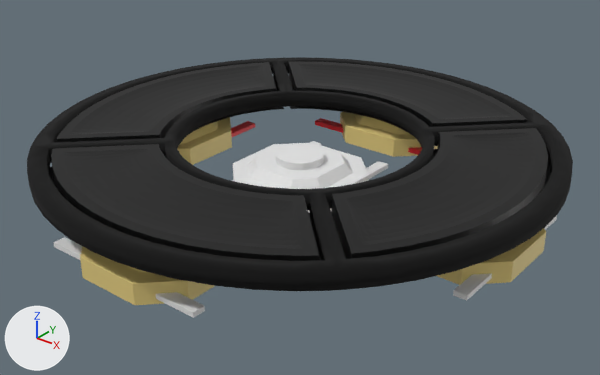
What one commit did to the Blender file dpad.blend.
The view is the same before and after, from a 50 mm camera at (2.0, -2.5, 1.3) aimed at (0.03, -0.04, -0.22). Arrows for +X, +Y and +Z are at lower left; the lights stay in place.

Objects in the first picture: 'Arrows', 'Button', 'Button.001', 'Holder'.
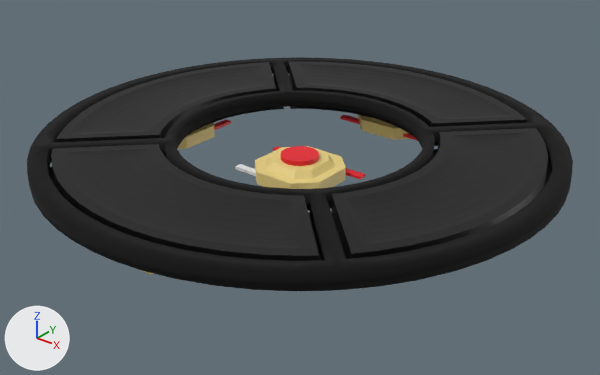
Commit message: Scaled with boolean offset for button cap

ob_empty_004 is not drawn itself; it is used by a modifier of ob_button_001.
ob_cylinder_001 is not drawn itself; it is used by a modifier of ob_button_002.

Boxes [x1, y1, x2, y2] around the edits, measured in the pictures (600 x 375 px):
'Button.001', moved, modifiers changed, reshaped
    before: [53, 112, 557, 318]
    after: [141, 115, 418, 274]
'Button', hidden
    before: [232, 141, 388, 213]
'Button.002', added (yellow)
    after: [235, 146, 366, 189]

The change, as a diff of the scene's bpy script:
```diff
--- a/dpad.blend.py
+++ b/dpad.blend.py
@@ me_cylinder_004 @@
+me_cylinder_004.from_pydata(...)  # 128 vertices, 66 faces; spans x -0.08..0.08, y -0.08..0.08, z -0.02..0.02
@@ ob_button @@
 _m = ob_button.modifiers.new('Boolean.001', 'BOOLEAN')
 _m.operation = 'UNION'
+ob_button.hide_render = True
@@ ob_empty_004 @@
 ob_empty_004 = bpy.data.objects.new('Empty.004', None)
-ob_empty_004.parent = ob_buttons_empty
-ob_empty_004.location = (-0.779, 0.0, 0.0)
+ob_empty_004.parent = ob_button_placement_empty
+ob_empty_004.matrix_parent_inverse = Matrix(((1.0, 0.0, 0.0, 0.0), (0.0, 1.0, 0.0, 0.0), (0.0, 0.0, 1.0, 0.122), (0.0, 0.0, 0.0, 1.0)))
+ob_empty_004.location = (-1.138, 0.0, -0.122)
 ob_empty_004.rotation_euler = (0.0, 0.0, -3.142)  # degrees (0, 0, -180)
@@ ob_button_001 @@
 ob_button_001 = bpy.data.objects.new('Button.001', me_button_001)
-ob_button_001.parent = ob_buttons_empty
-ob_button_001.location = (0.0, -0.779, 0.0)
+ob_button_001.parent = ob_button_placement_empty
+ob_button_001.matrix_parent_inverse = Matrix(((1.0, 0.0, 0.0, 0.0), (0.0, 1.0, 0.0, 0.0), (0.0, 0.0, 1.0, 0.122), (0.0, 0.0, 0.0, 1.0)))
+ob_button_001.location = (0.0, -1.138, -0.122)
 ob_button_001.rotation_euler = (0.0, 0.0, -1.571)  # degrees (0, 0, -90)
+_m = ob_button_001.modifiers.new('Boolean', 'BOOLEAN')
+_m.object = ob_cylinder
+_m.operation = 'UNION'
 _m = ob_button_001.modifiers.new('Array', 'ARRAY')
@@ ob_button_placement_empty @@
+ob_button_placement_empty = bpy.data.objects.new('Button Placement Empty', None)
+ob_button_placement_empty.location = (0.0, 0.0, -0.112)
+ob_button_placement_empty.scale = (0.667, 0.667, 0.667)
@@ ob_cylinder @@
+ob_cylinder = bpy.data.objects.new('Cylinder', me_cylinder_004)
+ob_cylinder.parent = ob_button_001
+ob_cylinder.matrix_parent_inverse = Matrix(((0.0, -1.5, 0.0, -1.138), (1.5, 0.0, 0.0, 0.0), (0.0, 0.0, 1.5, 0.168), (0.0, 0.0, 0.0, 1.0)))
+ob_cylinder.location = (0.0, -0.759, -0.112)
@@ ob_cylinder_001 @@
+ob_cylinder_001 = bpy.data.objects.new('Cylinder.001', me_cylinder_004.copy())
+ob_cylinder_001.location = (0.0, 0.0, -0.112)
+ob_cylinder_001.hide_set(True)
@@ ob_button_002 @@
+ob_button_002 = bpy.data.objects.new('Button.002', me_button_001)
+ob_button_002.parent = ob_button_placement_empty
+ob_button_002.matrix_parent_inverse = Matrix(((1.0, 0.0, 0.0, 0.0), (0.0, 1.0, 0.0, 0.0), (0.0, 0.0, 1.0, 0.122), (0.0, 0.0, 0.0, 1.0)))
+ob_button_002.location = (0.0, 0.0, -0.122)
+ob_button_002.rotation_euler = (0.0, 0.0, -1.571)  # degrees (0, 0, -90)
+_m = ob_button_002.modifiers.new('Boolean', 'BOOLEAN')
+_m.object = ob_cylinder_001
+_m.operation = 'UNION'
```
